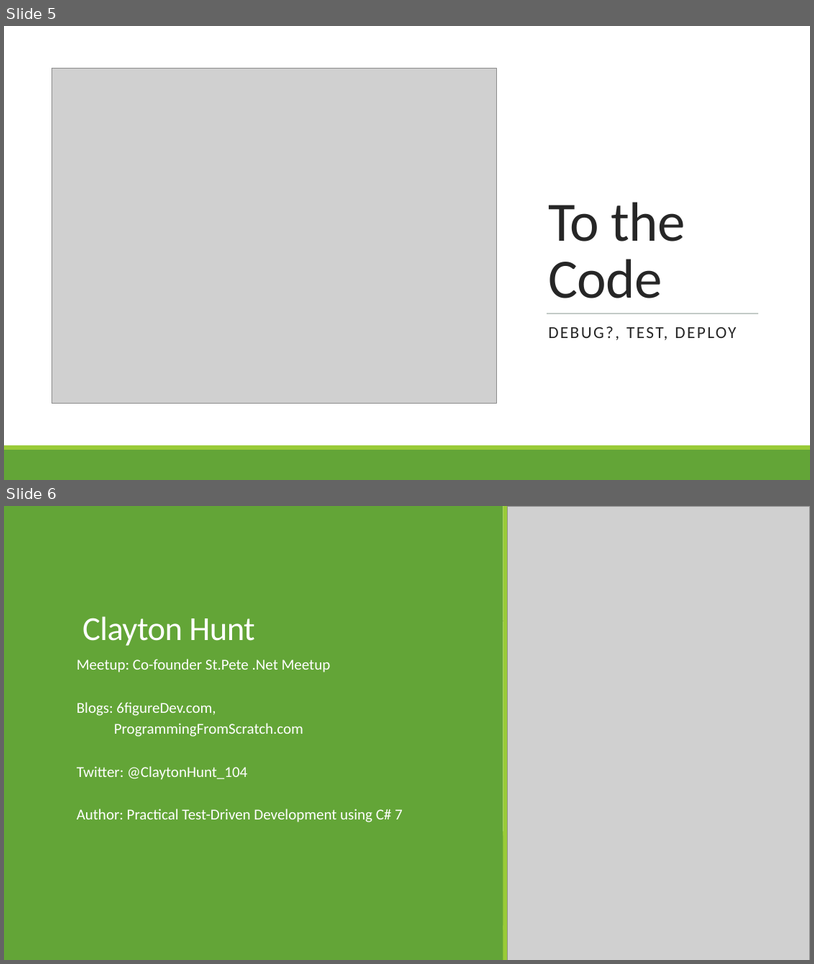
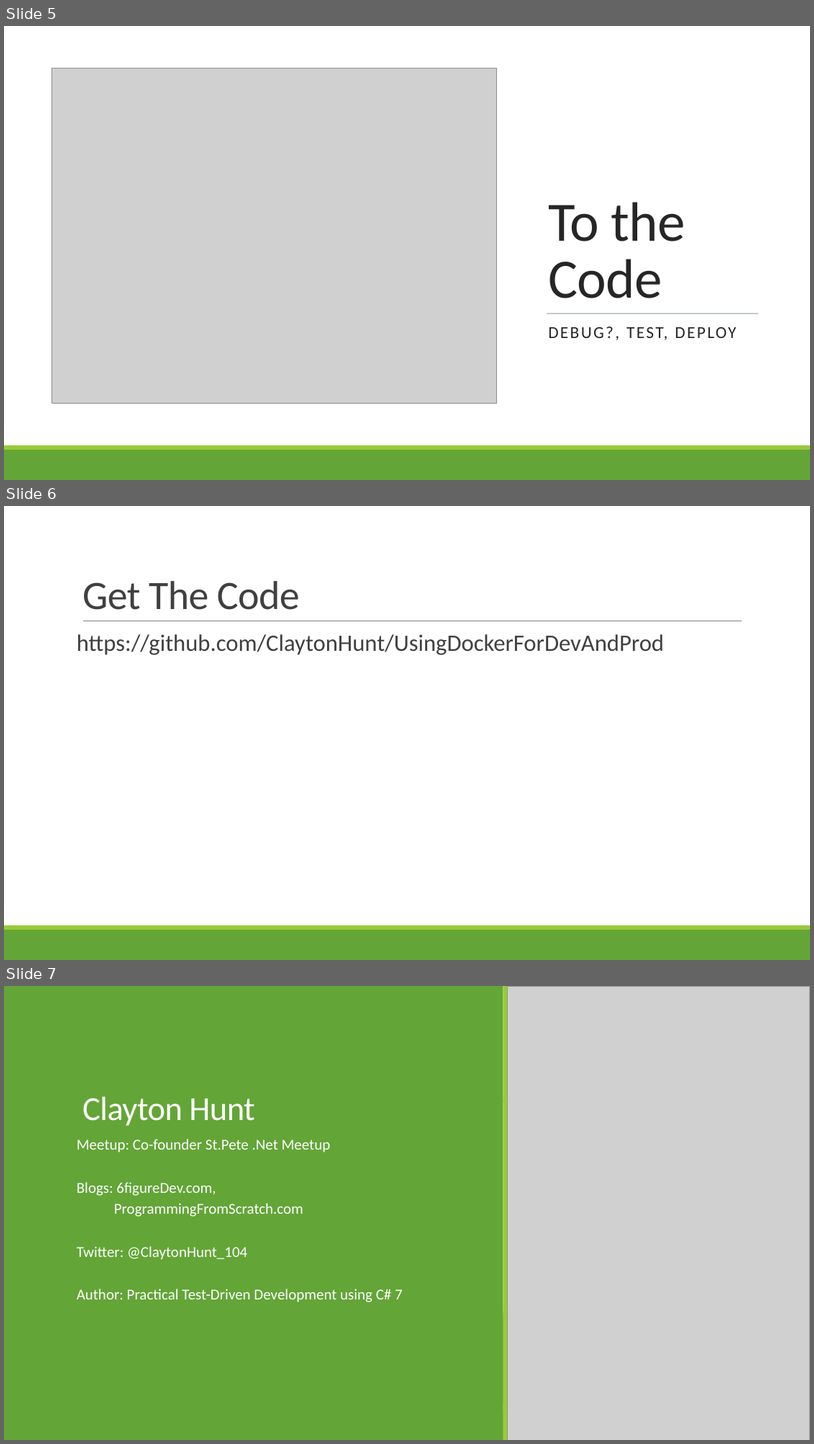
Before and after one commit to ClaytonHunt/UsingDockerForDevAndProd, a slide deck: Docker for Development and Production.pptx. Shown one above the other, each under a label of ours: slides 5 and 6 before the commit, slides 5, 6 and 7 after it. The pictures are 814x964 and 814x1444 pixels, drawn with LibreOffice and Linux fonts; fonts in the diff are those of the drawing; grey boxes stand for pictures. Boxes give left, top, right and bottom in pixels: in the first picture for what was removed or moved away, otherwise in the second. Text is boxed around its words. In the diff, an @@ line names an element or a change of style, - is before the commit and + after.

```diff
--- a/Docker for Development and Production.pptx
+++ b/Docker for Development and Production.pptx
@@ slide 6 added at [4,506,810,960], background #FFFFFF @@
@@ title added at [82,581,300,610], 48 pt, text #404040 @@
+Get The Code
@@ text added at [77,634,664,655], 28 pt, text #404040 @@
+https://github.com/ClaytonHunt/UsingDockerForDevAndProd
@@ line added from (83, 621) to (743, 621), #808080 0.5 pt @@
@@ rectangle added at [4,929,810,960], fill #63A537 @@
@@ rectangle added at [4,925,810,929], fill #99CB38 @@
@@ what was slide 6 is now slide 7 @@
```
Also in this commit, not shown: 1 slide changed.
